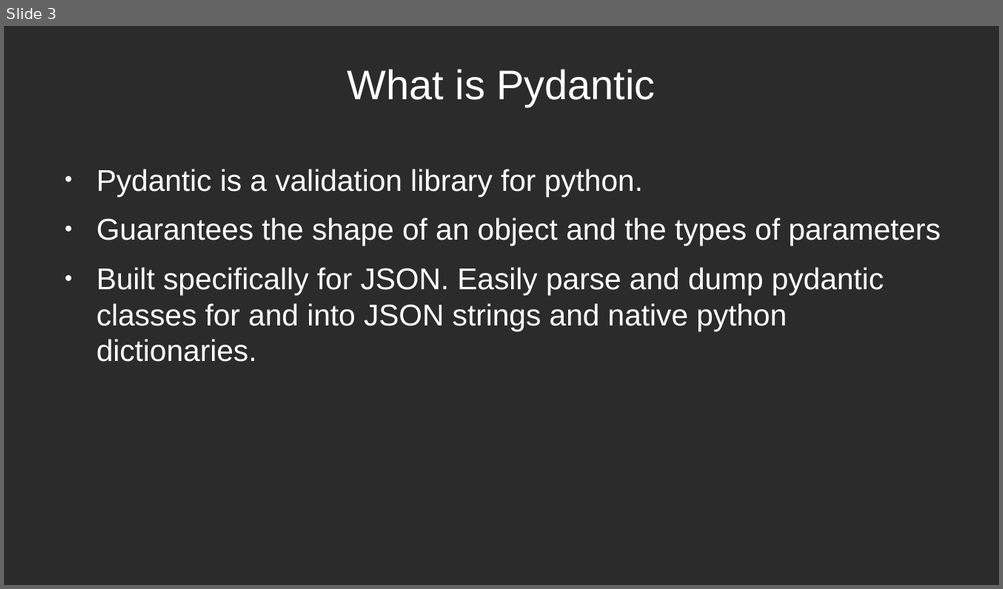
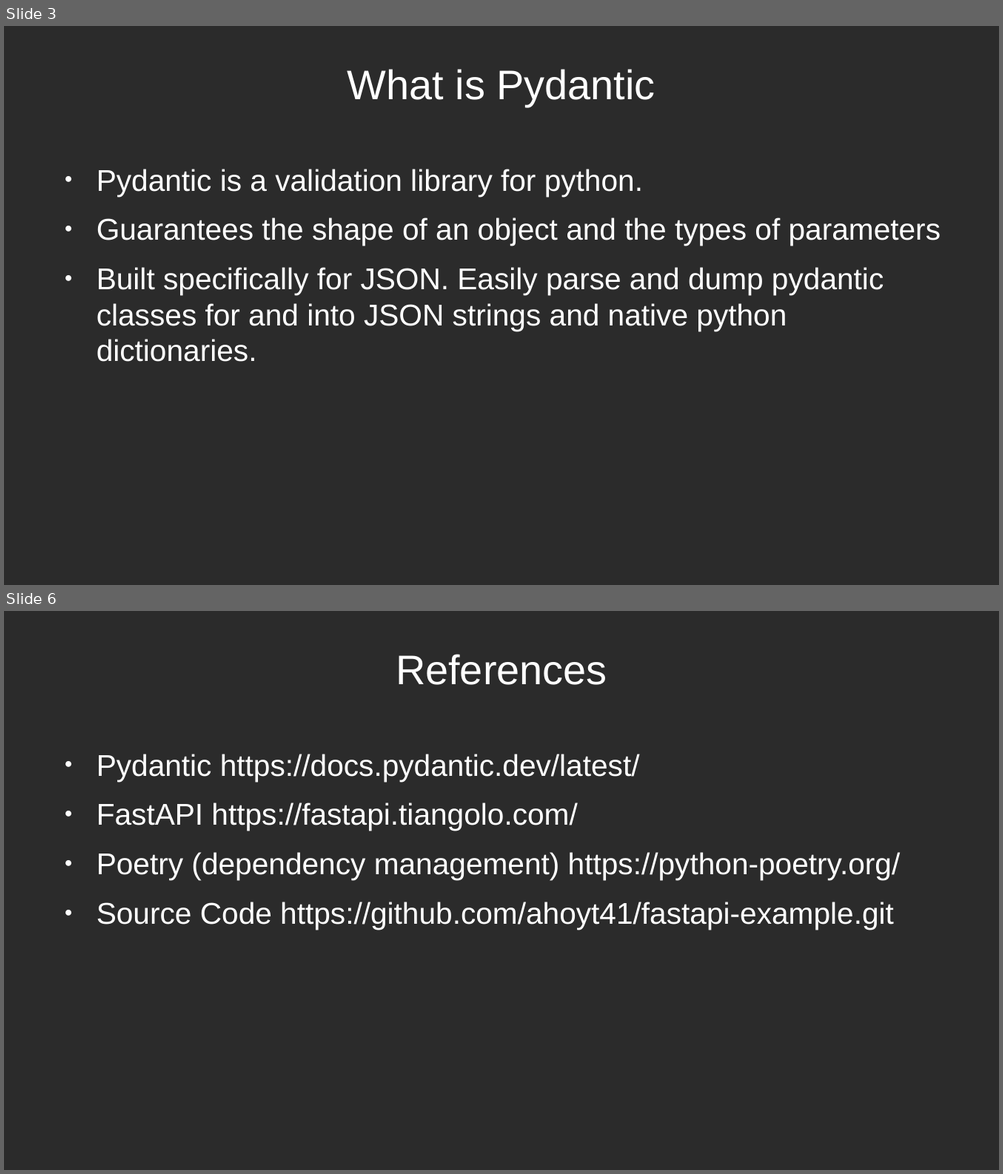
Before and after one commit to ahoyt41/fastapi-example, a slide deck: fastapi.odp. Shown one above the other, each under a label of ours: slide 3 before the commit, slides 3 and 6 after it; the slides between them are not shown. The pictures are 1003x589 and 1003x1174 pixels, drawn with LibreOffice and Linux fonts; fonts in the diff are those of the drawing; background and template pictures are left out; a plain dark background stands for a picture behind light text. Boxes give left, top, right and bottom in pixels: in the first picture for what was removed or moved away, otherwise in the second. Text is boxed around its words. In the diff, an @@ line names an element or a change of style, - is before the commit and + after.

```diff
--- a/fastapi.odp
+++ b/fastapi.odp
@@ slide 6 added at (x1=4, y1=611, x2=999, y2=1170), background picture (left out) @@
@@ title added at (x1=395, y1=654, x2=607, y2=685), 33 pt, text #FFFFFF @@
+References
@@ text added at (x1=96, y1=754, x2=900, y2=929), 24 pt, text #FFFFFF @@
+● Pydantic https://docs.pydantic.dev/latest/
+● FastAPI https://fastapi.tiangolo.com/
+● Poetry (dependency management) https://python-poetry.org/
+● Source Code https://github.com/ahoyt41/fastapi-example.git
```
Also in this commit, not shown: 2 slides changed, 1 other slide added.
